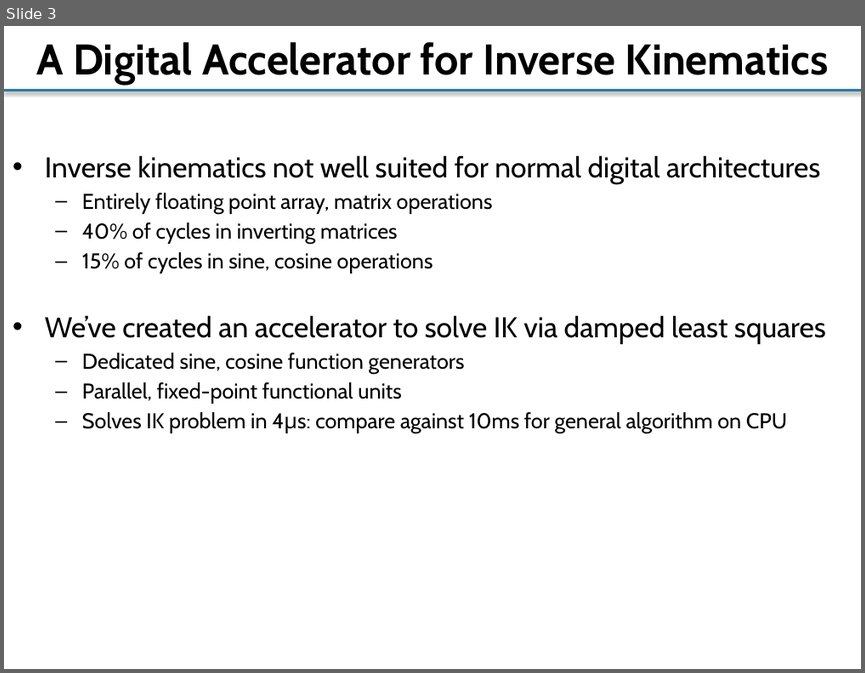
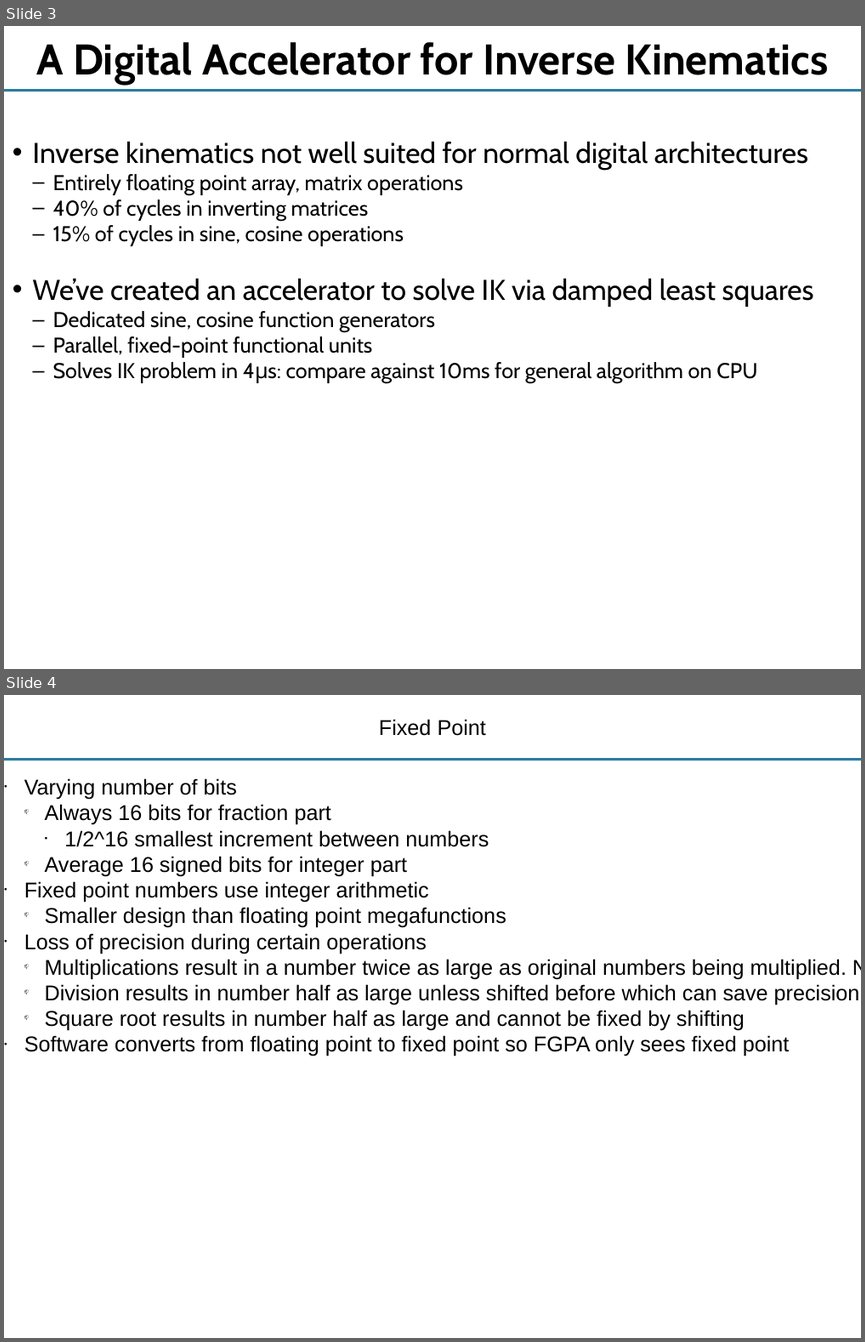
Before and after one commit to yipenghuang0302/csee4840_14, a slide deck: doc/talk/IKSwift.pptx. Shown one above the other, each under a label of ours: slide 3 before the commit, slides 3 and 4 after it. The pictures are 865x673 and 865x1342 pixels, drawn with LibreOffice and Linux fonts; fonts in the diff are those of the drawing. Boxes give left, top, right and bottom in pixels: in the first picture for what was removed or moved away, otherwise in the second. Text is boxed around its words. In the diff, an @@ line names an element or a change of style, - is before the commit and + after.

```diff
--- a/doc/talk/IKSwift.pptx
+++ b/doc/talk/IKSwift.pptx
@@ slide 4 added at (x1=4, y1=695, x2=861, y2=1338), background #FFFFFF; not listed: 1 template element that a slide beside it also shows @@
@@ text added at (x1=379, y1=719, x2=486, y2=736), 18 pt, text #000000 @@
+Fixed Point
@@ text added at (x1=24, y1=778, x2=860, y2=1056), 18 pt, text #000000 @@
+● Varying number of bits
+  📫 Always 16 bits for fraction part
+    ● 1/2^16 smallest increment between numbers
+  📫 Average 16 signed bits for integer part
+● Fixed point numbers use integer arithmetic
+  📫 Smaller design than floating point megafunctions
+● Loss of precision during certain operations
+  📫 Multiplications result in a number twice as large as original numbers being multiplied. Need to truncate
+  📫 Division results in number half as large unless shifted before which can save precision
+  📫 Square root results in number half as large and cannot be fixed by shifting
+● Software converts from floating point to fixed point so FGPA only sees fixed point
@@ slide 3 changed as well @@
@@ line (4, 91) - (861, 91): stroke #2C7C9F 2 pt to #2C7C9F 2.01 pt @@
@@ text "Inverse kinematics not well suited ..." at (x1=33, y1=141, x2=814, y2=384): indent changed; less space between paragraphs @@
```
Also in this commit, not shown: 2 other slides changed, 1 other slide added, 2 other files.
